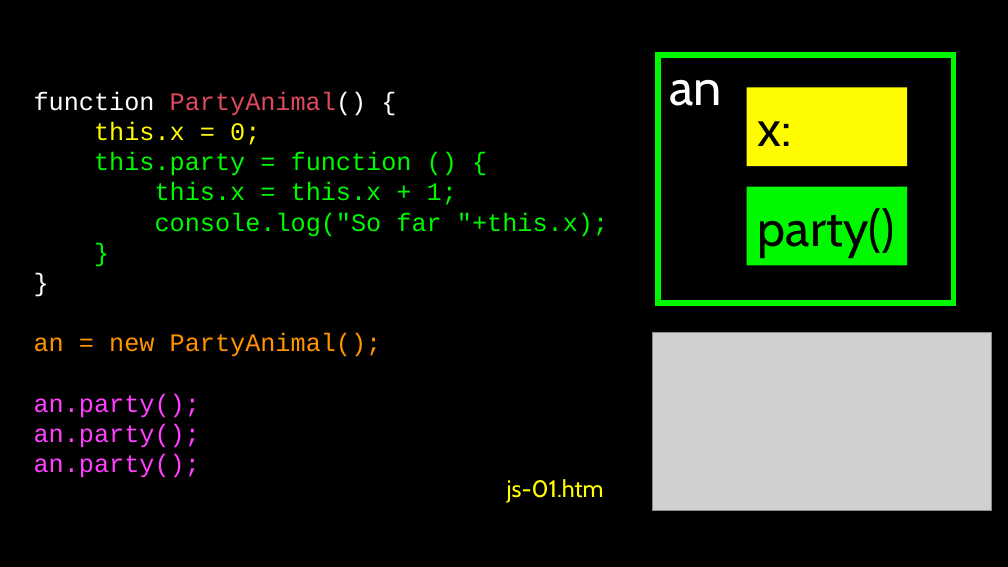
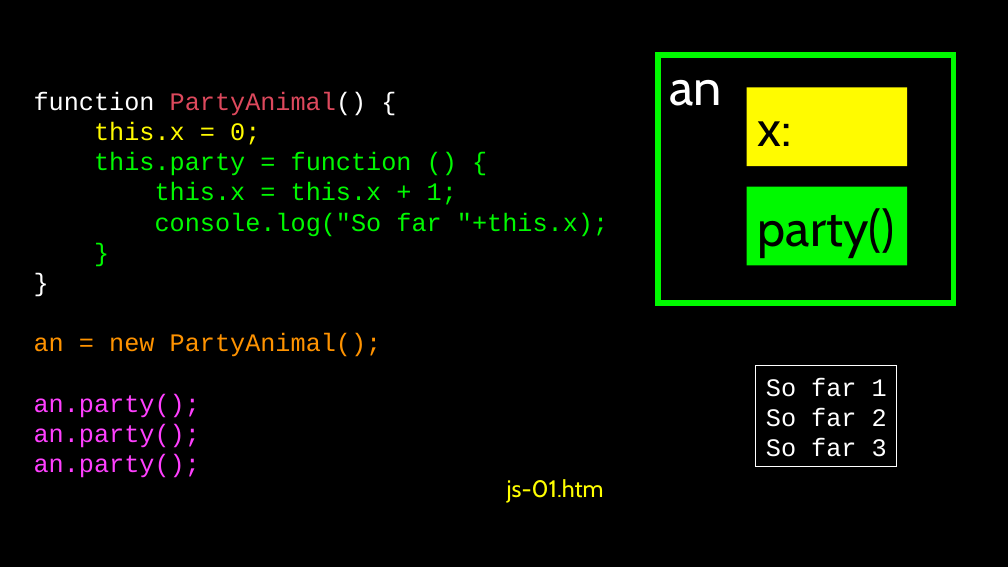
Before and after one commit to csev/dj4e, a slide deck: slide 11 of lectures/JS-02-JavaScript-Objects.ppt. Drawn at 1008x567 pixels with LibreOffice and Linux fonts; fonts in the diff are those of the drawing; grey boxes stand for pictures. Boxes give left, top, right and bottom in pixels: in the first picture for what was removed or moved away, otherwise in the second. Text is boxed around its words. In the diff, an @@ line names an element or a change of style, - is before the commit and + after.

```diff
--- a/lectures/JS-02-JavaScript-Objects.ppt
+++ b/lectures/JS-02-JavaScript-Objects.ppt
@@ picture removed at [652, 333, 991, 510] @@
@@ rectangle added at [756, 366, 897, 467], outline #FFFFFF 0.74 pt, 18 pt, text #FFFFFF @@
+So far 1
+So far 2
+So far 3
```
Also in this commit, not shown: 3 other slides changed.
